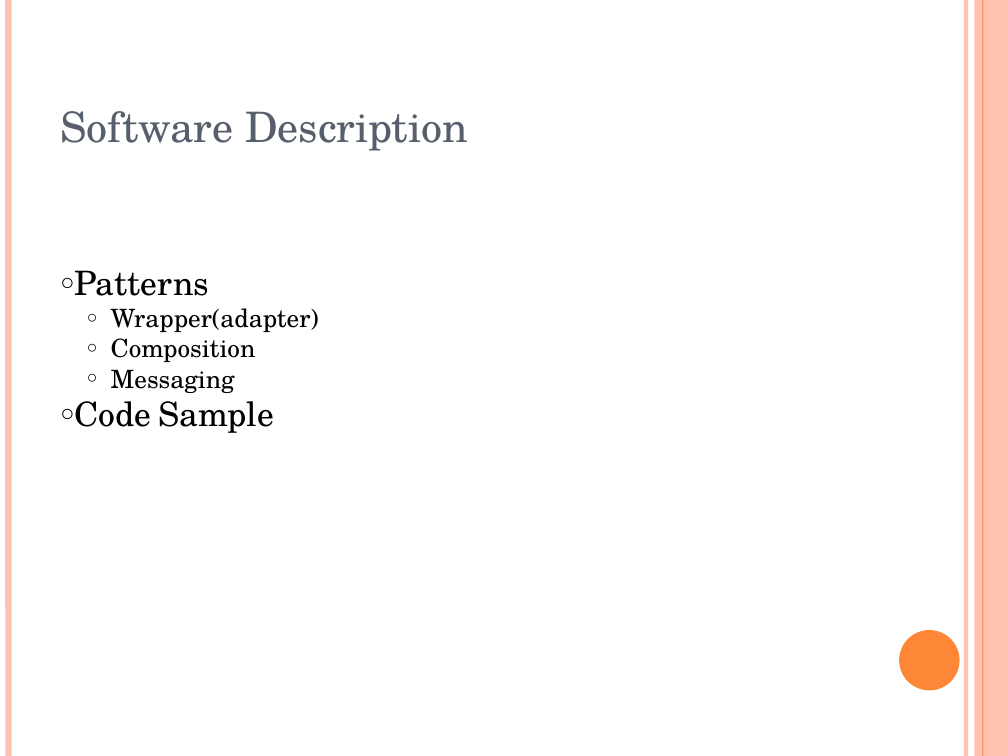
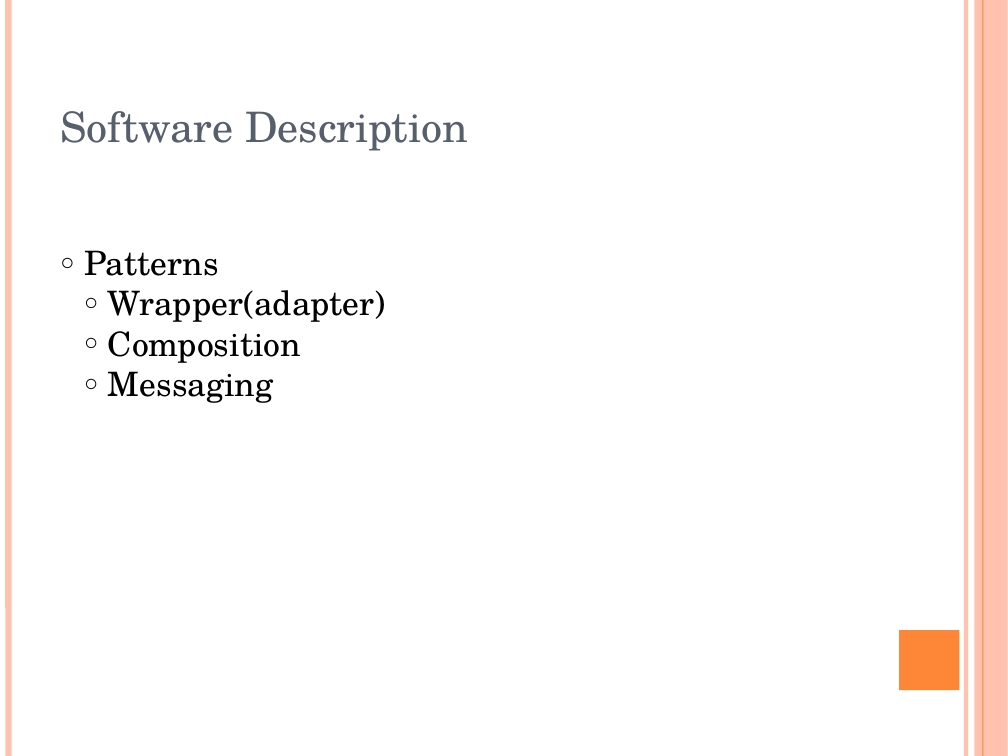
Before and after one commit to oscar-lima/sdp_ws2013_pcl, a slide deck: slide 9 of doc/apcl_presentation.pptx. Drawn at 1008x756 pixels with LibreOffice and Linux fonts; fonts in the diff are those of the drawing. Boxes give left, top, right and bottom in pixels: in the first picture for what was removed or moved away, otherwise in the second. Text is boxed around its words. In the diff, an @@ line names an element or a change of style, - is before the commit and + after.

```diff
--- a/doc/apcl_presentation.pptx
+++ b/doc/apcl_presentation.pptx
@@ text at <box>108,290,386,403</box>: size 18 to 24 pt in "Wrapper(adapter)", "Composition", "Messaging"; indent changed @@
@@ text at <box>74,401,274,433</box>: paragraph removed @@
-  ○ Code Sample
@@ rectangle at <box>899,630,960,690</box>: ellipse to rectangle @@
```
Also in this commit, not shown: 9 other slides changed, 2 other files.
